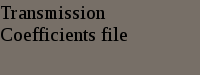
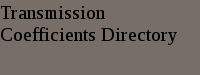
Comparing the layer stacks of the two 200 x 75 images. Changes:
renamed "Transmission Coefficients file" to "Transmission Coefficients Dire...", painted on it over [101, 27, 177, 45]
